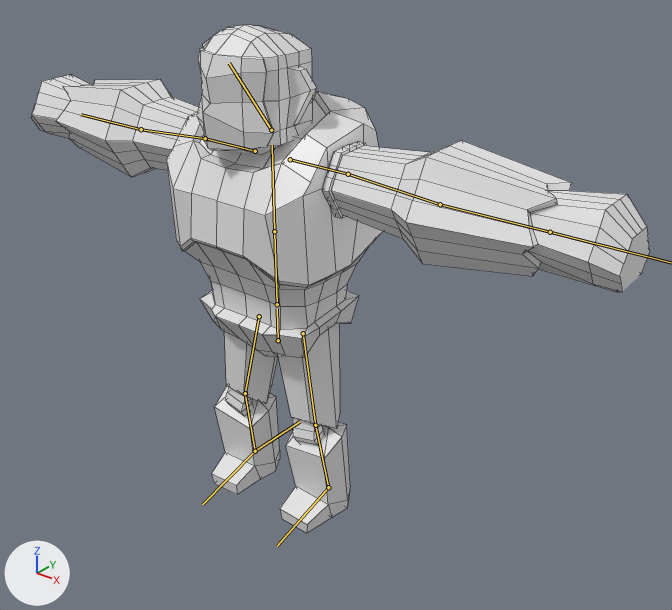
Renders of the FBX model Assets/3dAssetsPlaceholder/enemies/boss_orangutan/Boss_orangutan.fbx from each side of a commit.
Rendered twice from a 50 mm camera at (7.21, -7.82, 8.01) aimed at (0.06, 1.11, 2.47). Arrows for +X, +Y and +Z are at lower left; the lights stay in place. The first picture is the older version. The bones that change, and the others that lie on the model, are drawn over the model as lines. Mesh edges are drawn as thin lines.

Names of what the first picture shows: 'Arm', 'Body', 'Head', 'Leg'.
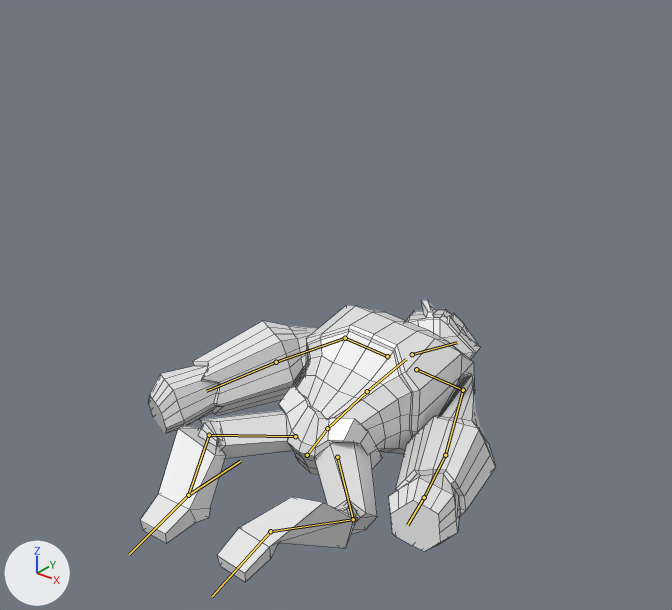
The newer file adds an action. The first version stands in its rest pose; the second is drawn at frame 24 of the action 'Armature|Died'.

The change in detail:
Bone 'Pelvis' (bone_pelvis) moves from (0.0, 0.0, 0.0) to (0.0, -2.06, -0.54).
Bone 'Pelvis' (bone_pelvis) turns from (0, 0, 0) to (-68, 3, -4) degrees about its own x, y and z.
Bone 'Spine1' (bone_spine1) turns from (0, 0, 0) to (-13, 0, -1) degrees about its own x, y and z.
Bone 'Spine2' (bone_spine2) turns from (0, 0, 0) to (-5, 0, 0) degrees about its own x, y and z.
Bone 'Head' (bone_head) turns from (0, 0, 0) to (-63, 35, -67) degrees about its own x, y and z.
Bone 'Upperarm.L' (bone_upperarm_l) turns from (0, 0, 0) to (57, 109, -11) degrees about its own x, y and z.
Bone 'Lowerarm.L' (bone_lowerarm_l) turns from (0, 0, 0) to (-3, -17, 25) degrees about its own x, y and z.
Bone 'Hand.L' (bone_hand_l) turns from (0, 0, 0) to (-1, -11, 15) degrees about its own x, y and z.
Bone 'Upperarm.R' (bone_upperarm_r) turns from (0, 0, 0) to (103, -100, -50) degrees about its own x, y and z.
Bone 'Lowerarm.R' (bone_lowerarm_r) turns from (0, 0, 0) to (13, -1, -1) degrees about its own x, y and z.
Bone 'Upperleg.L' (bone_upperleg_l) turns from (0, 0, 0) to (16, 48, 47) degrees about its own x, y and z.
Bone 'Lowerleg.L' (bone_lowerleg_l) turns from (0, 0, 0) to (76, 18, -40) degrees about its own x, y and z.
Bone 'Foot.L' (bone_foot_l) turns from (0, 0, 0) to (-103, 33, 35) degrees about its own x, y and z.
Bone 'Upperleg.R' (bone_upperleg_r) turns from (0, 0, 0) to (20, -30, -47) degrees about its own x, y and z.
Bone 'Lowerleg.R' (bone_lowerleg_r) turns from (0, 0, 0) to (39, -20, 57) degrees about its own x, y and z.
Bone 'Foot.R' (bone_foot_r) turns from (0, 0, 0) to (-84, -28, -42) degrees about its own x, y and z.

What differs and where, as boxes (x1, y1, x2, y2) in the pictures (672 x 610 px):
'Arm', posed (44% narrower)
    before: (31, 75, 650, 292)
    after: (148, 321, 496, 551)
'Body', posed (10% narrower, 36% shorter)
    before: (166, 91, 383, 358)
    after: (279, 305, 474, 475)
'Leg', posed
    before: (212, 323, 350, 533)
    after: (140, 410, 377, 582)
'Head', posed
    before: (197, 25, 317, 155)
    after: (406, 300, 480, 359)
bone 'Pelvis', root to tip
    before: (278, 340) to (277, 308)
    after: (307, 455) to (325, 431)
bone 'Spine1', root to tip
    before: (277, 304) to (274, 231)
    after: (327, 428) to (367, 391)
bone 'Spine2', root to tip
    before: (274, 231) to (272, 145)
    after: (367, 391) to (406, 359)
bone 'Head', root to tip
    before: (271, 130) to (229, 63)
    after: (412, 354) to (457, 342)
bone 'Upperarm.L', root to tip
    before: (348, 174) to (440, 204)
    after: (463, 390) to (445, 455)
bone 'Lowerarm.L', root to tip
    before: (440, 204) to (550, 232)
    after: (445, 455) to (424, 497)
bone 'Upperarm.R', root to tip
    before: (205, 138) to (141, 129)
    after: (345, 338) to (276, 362)
bone 'Lowerarm.R', root to tip
    before: (141, 129) to (81, 114)
    after: (276, 362) to (206, 391)
bone 'Upperleg.L', root to tip
    before: (303, 333) to (315, 425)
    after: (337, 457) to (353, 519)
bone 'Lowerleg.L', root to tip
    before: (315, 425) to (328, 487)
    after: (353, 519) to (270, 531)
bone 'Foot.L', root to tip
    before: (328, 487) to (277, 546)
    after: (270, 531) to (212, 596)
bone 'Upperleg.R', root to tip
    before: (259, 316) to (245, 393)
    after: (295, 436) to (209, 435)
bone 'Lowerleg.R', root to tip
    before: (245, 393) to (255, 451)
    after: (209, 435) to (188, 495)
bone 'Foot.R', root to tip
    before: (255, 451) to (202, 504)
    after: (188, 495) to (129, 554)
